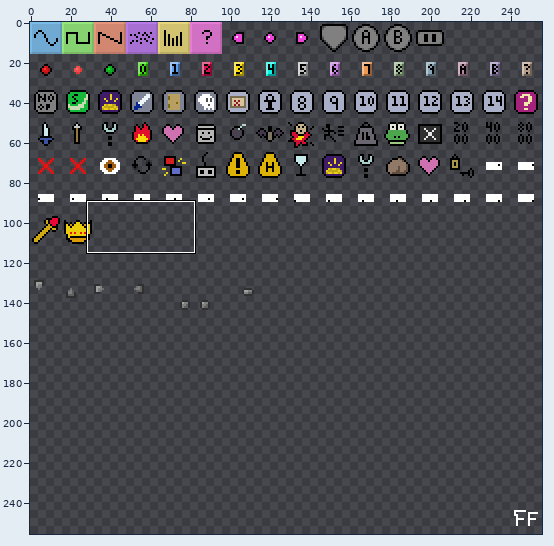
Sprite sheet -- src/data/tilesheet/001-chrome.png. Above, an overview of the earlier version with the close-up marked.
Close-up. Before the commit:
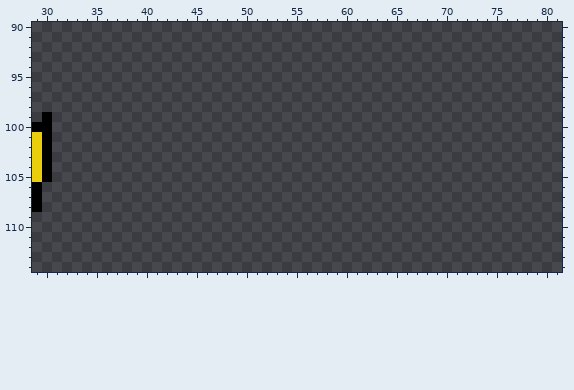
The file is 256x256 pixels. Colours within 5 levels of each other are drawn and written as one. Shown: x 29..81, y 90..114.
Once edited:
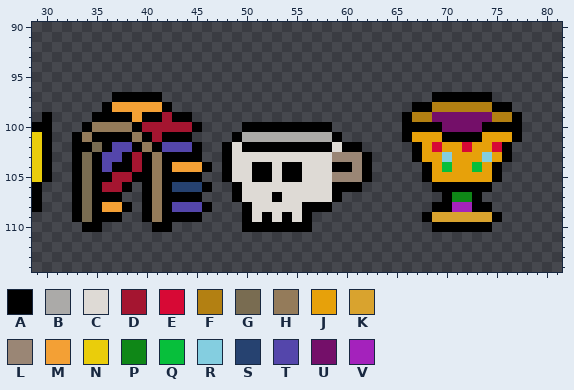
Palette (. is transparent): A #000000  B #abaaa8  C #dedad5  D #a41530  E #d70935  F #b38012  G #796c51  H #947b5a  J #e7a10a  K #d9a32e  L #9a8675  M #f3a035  N #eacd0b  P #0f8717  Q #07bf3b  R #84cee0  S #264270  T #5446ab  U #740f69  V #a422bc
Edits made:
y 97: x 37..41 ..... -> AAAAA; x 69..74 ...... -> AAAAAA
y 98: x 36..42 ....... -> AMMMMMA; x 67..76 .......... -> AAFFFFFFAA
y 99: x 35..44 .......... -> AAAAMAADAA; x 66..77 ............ -> AFFUUUUUUFFA
y 100: x 34..45 ............ -> AHHHHADDDDDA; x 50..58 ......... -> AAAAAAAAA; x 66..77 ............ -> AAAAUUUUAAAA
y 101: x 33..44 ............ -> AHAAAAHADAAA; x 49..59 ........... -> ABBBBBBBBBA; x 66..77 ............ -> AJJJAAAAJJJA
y 102: x 33..45 ............. -> AAGATTAHATTTA; x 48..61 .............. -> ACAAAAAAAAACAA; x 67..76 .......... -> AJEJJEJJEA
y 103: x 33..45 ............. -> AGATTADAHAAAA; x 48..62 ............... -> ACCCCCCCCCCLLLA; x 67..76 .......... -> AJJRJJJRJA
y 104: x 33..46 .............. -> AGATAADAHAMMMA; x 48..62 ............... -> ACCAACAACCCAALA; x 68..75 ........ -> AJQJJQJA
y 105: x 33..45 ............. -> AGAADDAAHAAAA; x 48..62 ............... -> ACCAACAACCCLLLA; x 68..75 ........ -> AJJJJJJA
y 106: x 33..38 ...... -> AGADDA; x 40..46 ....... -> AHASSSA; x 49..61 ............. -> ACCCCCCCCCAAA; x 69..74 ...... -> AAAAAA
y 107: x 33..37 ..... -> AGAAA; x 40..45 ...... -> AHAAAA; x 49..59 ........... -> ACCCACCCCCA; x 70..73 .... -> APPA
y 108: x 33..38 ...... -> AGAMMA; x 40..46 ....... -> AHATTTA; x 50..58 ......... -> ACCCCCAAA; x 69..74 ...... -> AAVVAA
y 109: x 33..37 ..... -> AGAAA; x 40..45 ...... -> AHAAAA; x 50..56 ....... -> ACACACA; x 68..75 ........ -> AKKKKKKA
y 110: x 34..35 .. -> AA; x 41..42 .. -> AA; x 50..56 ....... -> AAAAAAA; x 69..74 ...... -> AAAAAA
